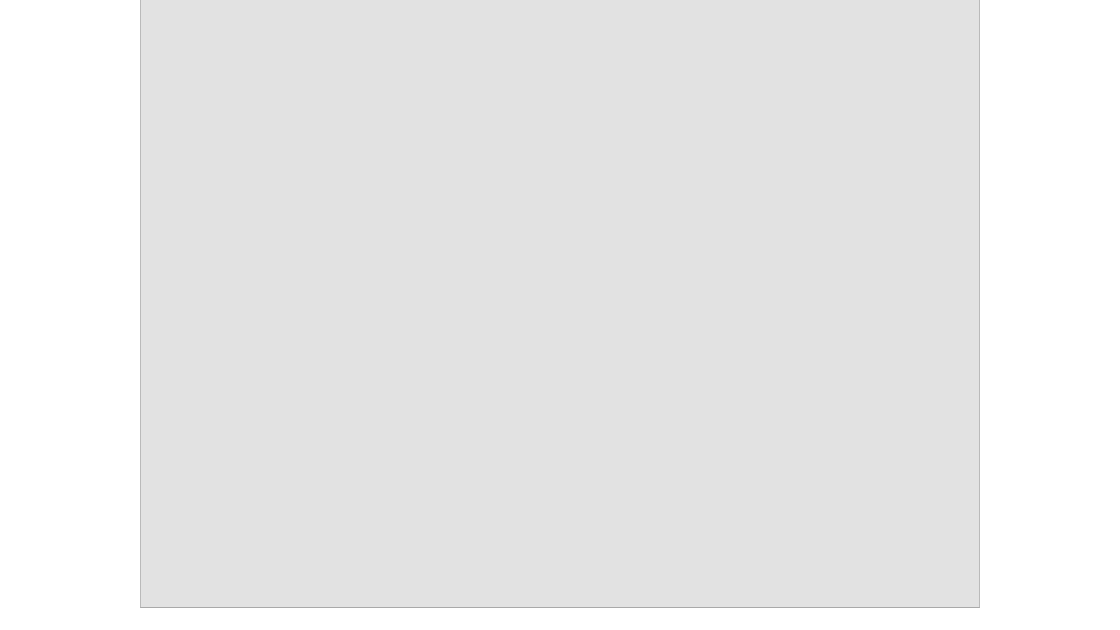
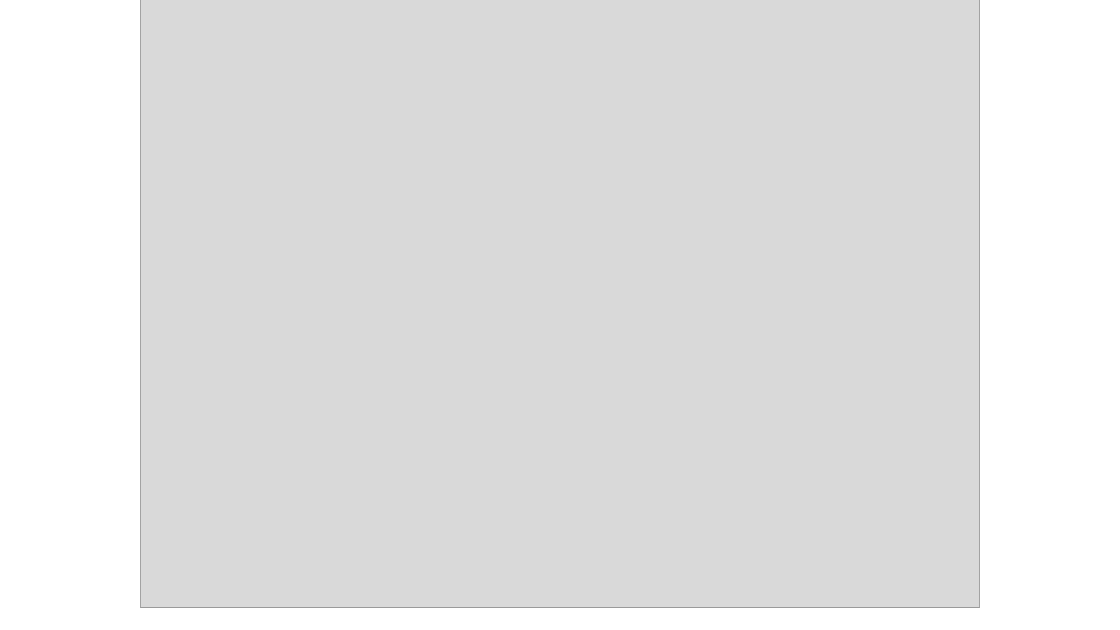
Before and after one commit to Yangchunmeng/TIRCM, a slide deck: slide 1 of assets/img/hongkong01modification.pptx. Drawn at 1120x630 pixels with LibreOffice and Linux fonts; fonts in the diff are those of the drawing; grey boxes stand for pictures. Boxes give left, top, right and bottom in pixels: in the first picture for what was removed or moved away, otherwise in the second. Text is boxed around its words. In the diff, an @@ line names an element or a change of style, - is before the commit and + after.

```diff
--- a/assets/img/hongkong01modification.pptx
+++ b/assets/img/hongkong01modification.pptx
@@ rectangle at [140, 0, 981, 607]: fill #FFFFFF at 40% opacity to #FFFFFF at 20% opacity @@
```
Also in this commit, not shown: 2 slides added.
